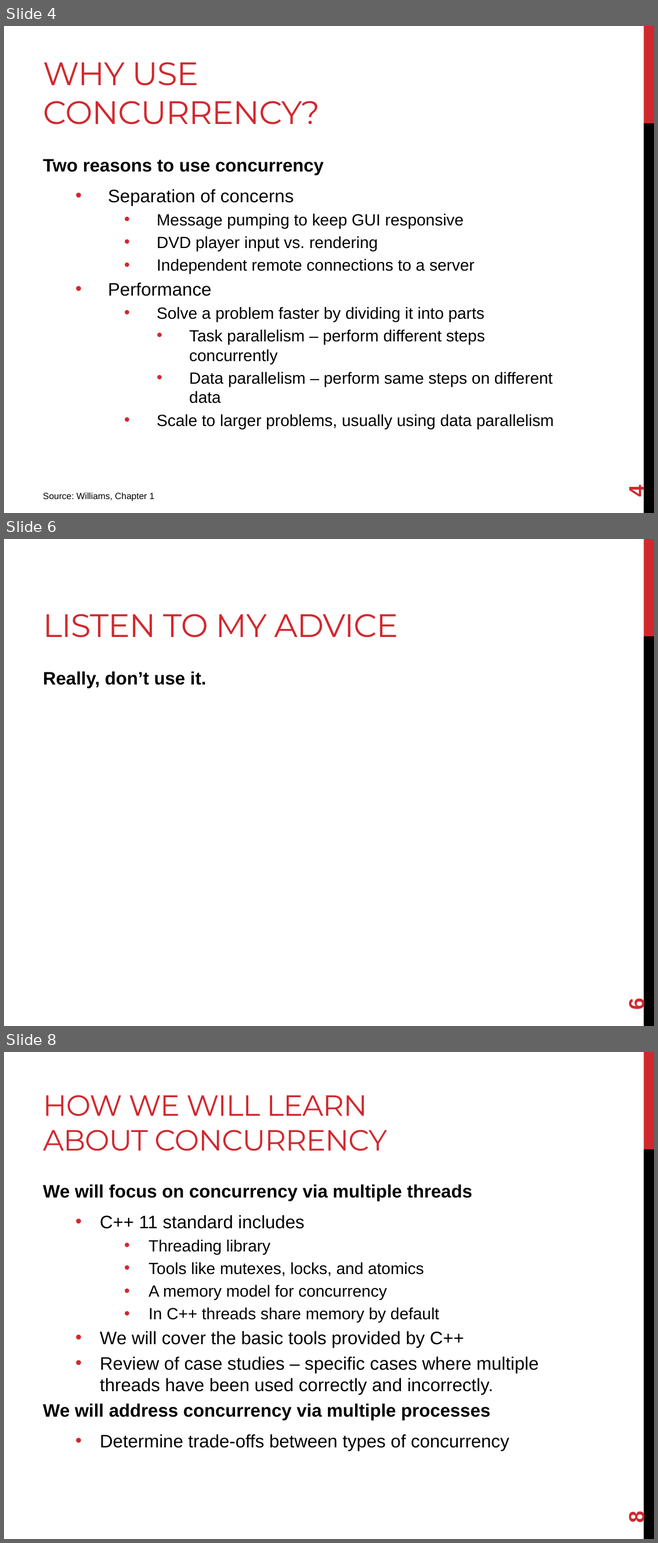
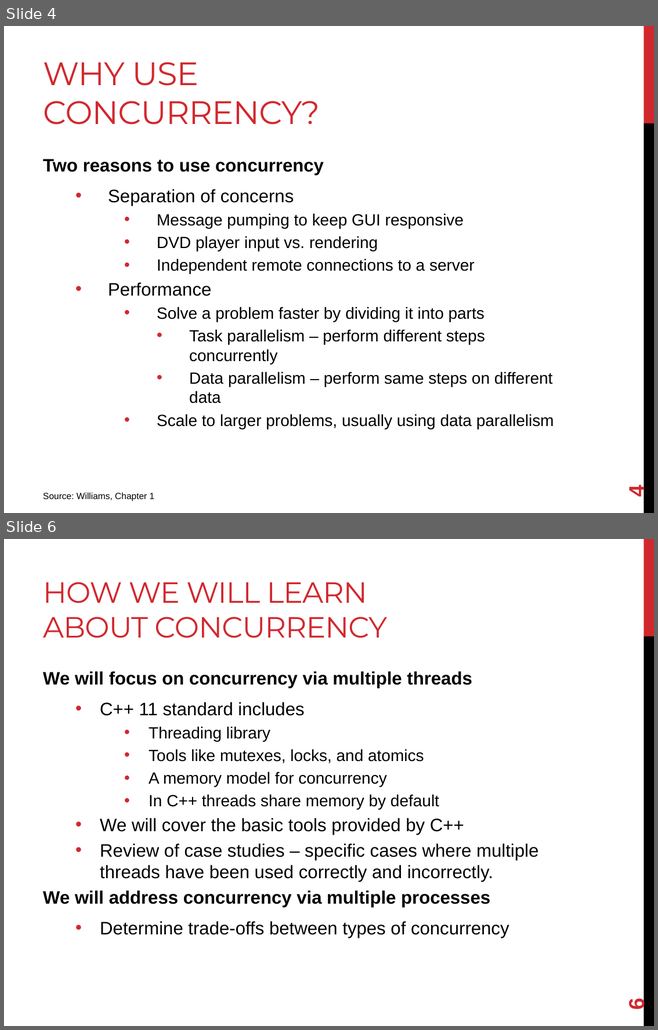
Before and after one commit to joshpeterson/DevelopingConcurrentSoftware, a slide deck: Lectures/Threads/Threads.pptx. Shown one above the other, each under a label of ours: slides 4, 6 and 8 before the commit, slides 4 and 6 after it; the slides between them are not shown. The pictures are 658x1543 and 658x1030 pixels, drawn with LibreOffice and Linux fonts; fonts in the diff are those of the drawing. Boxes give left, top, right and bottom in pixels: in the first picture for what was removed or moved away, otherwise in the second. Text is boxed around its words. In the diff, an @@ line names an element or a change of style, - is before the commit and + after.

```diff
--- a/Lectures/Threads/Threads.pptx
+++ b/Lectures/Threads/Threads.pptx
@@ slide 6 removed at bbox=[4, 539, 654, 1026], background #FFFFFF; not listed: 2 template elements that a slide beside it also shows @@
@@ title removed at bbox=[43, 614, 398, 638] @@
-LISTEN TO MY ADVICE
@@ text removed at bbox=[43, 671, 206, 688] @@
-Really, don’t use it.
@@ page number removed at bbox=[624, 1000, 648, 1011] @@
-6
@@ what was slide 8 is now slide 6 @@
@@ page number at bbox=[624, 1000, 648, 1011]: text changed @@
-8
+6
```
Also in this commit, not shown: 1 slide changed, 1 other slide removed.
